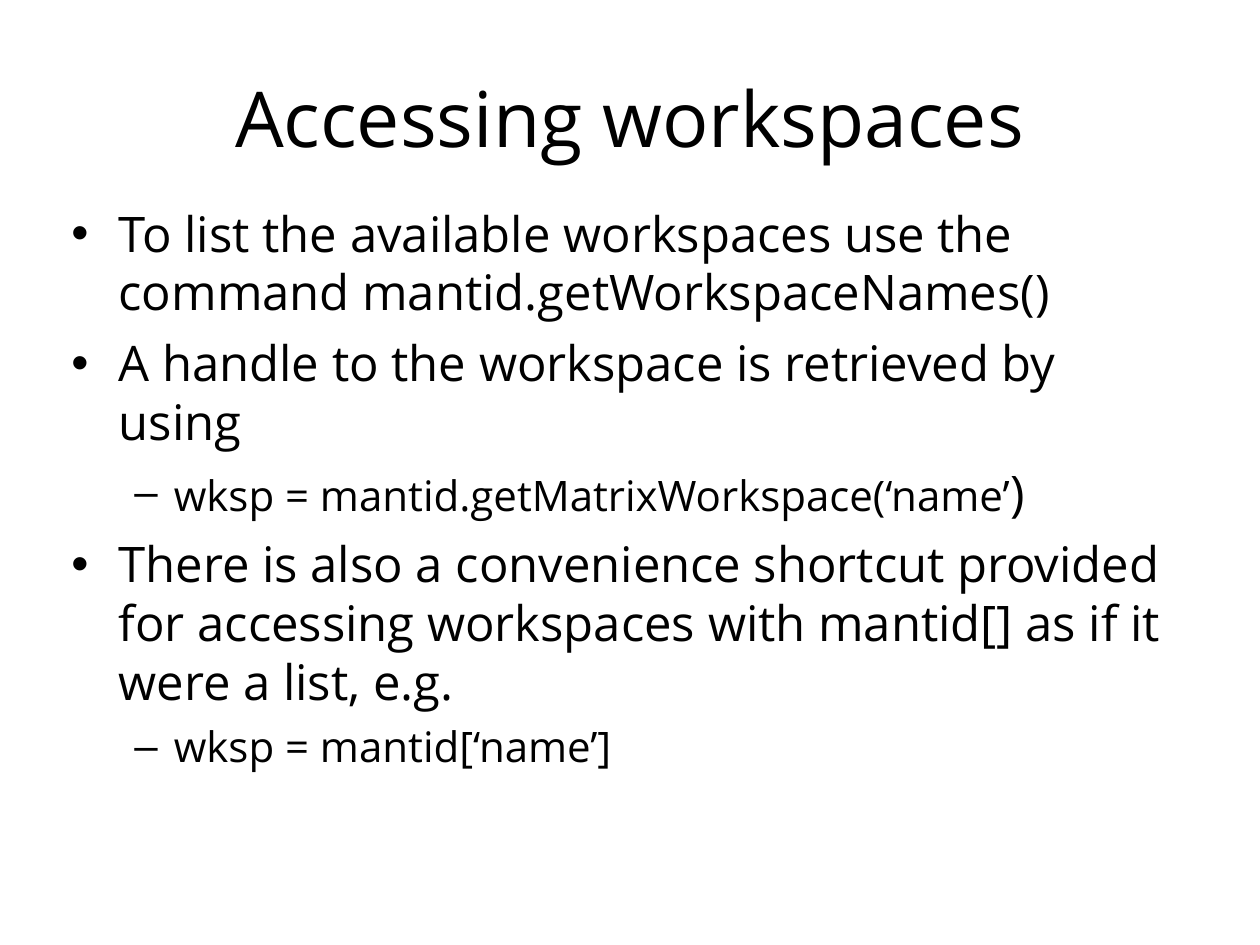
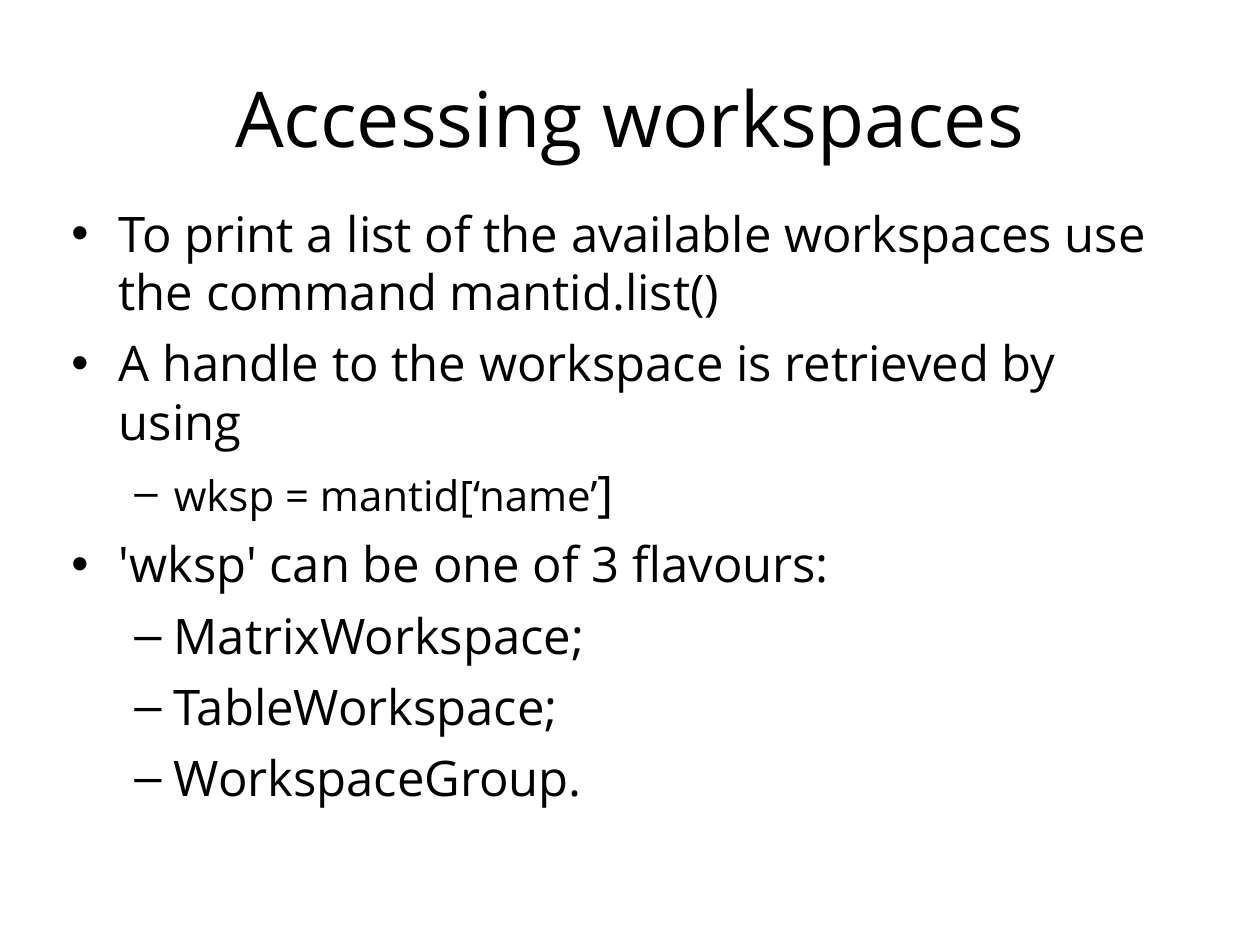
Before and after one commit to mantidproject/documents, a slide deck: slide 28 of Presentations/Python training course/Python in Mantid.ppt (slide 27 before the commit). Drawn at 1260x945 pixels with LibreOffice and Linux fonts; fonts in the diff are those of the drawing; background and template pictures are left out. Boxes give left, top, right and bottom in pixels: in the first picture for what was removed or moved away, otherwise in the second. Text is boxed around its words. In the diff, an @@ line names an element or a change of style, - is before the commit and + after.

Commit message:
Update Python in Mantid training.

```diff
--- a/Presentations/Python training course/Python in Mantid.ppt
+++ b/Presentations/Python training course/Python in Mantid.ppt
@@ text at [119, 214, 1146, 318]: text changed @@
-• To list the available workspaces use the command mantid.getWorkspaceNames()
+• To print a list of the available workspaces use the command mantid.list()
@@ text at [119, 479, 1161, 712]: paragraphs removed @@
-  – wksp = mantid.getMatrixWorkspace(‘name’)
-• There is also a convenience shortcut provided for accessing workspaces with mantid[] as if it were a list, e.g.
@@ text at [174, 479, 597, 521]: size 24 to 28 pt in "mantid[‘name’]"; more space between paragraphs @@
@@ text at [119, 544, 829, 808]: paragraphs added @@
+• 'wksp' can be one of 3 flavours:
+  – MatrixWorkspace;
+  – TableWorkspace;
+  – WorkspaceGroup.
```
Also in this commit, not shown: 8 other slides changed, 6 slides added, 1 slide removed.
